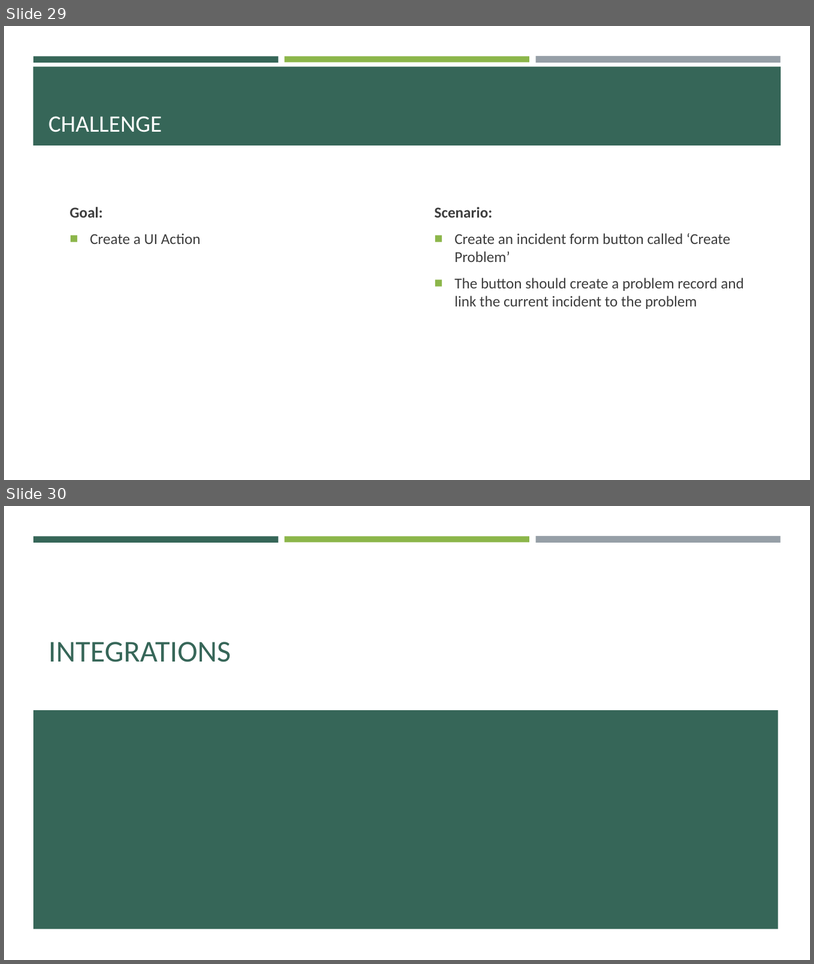
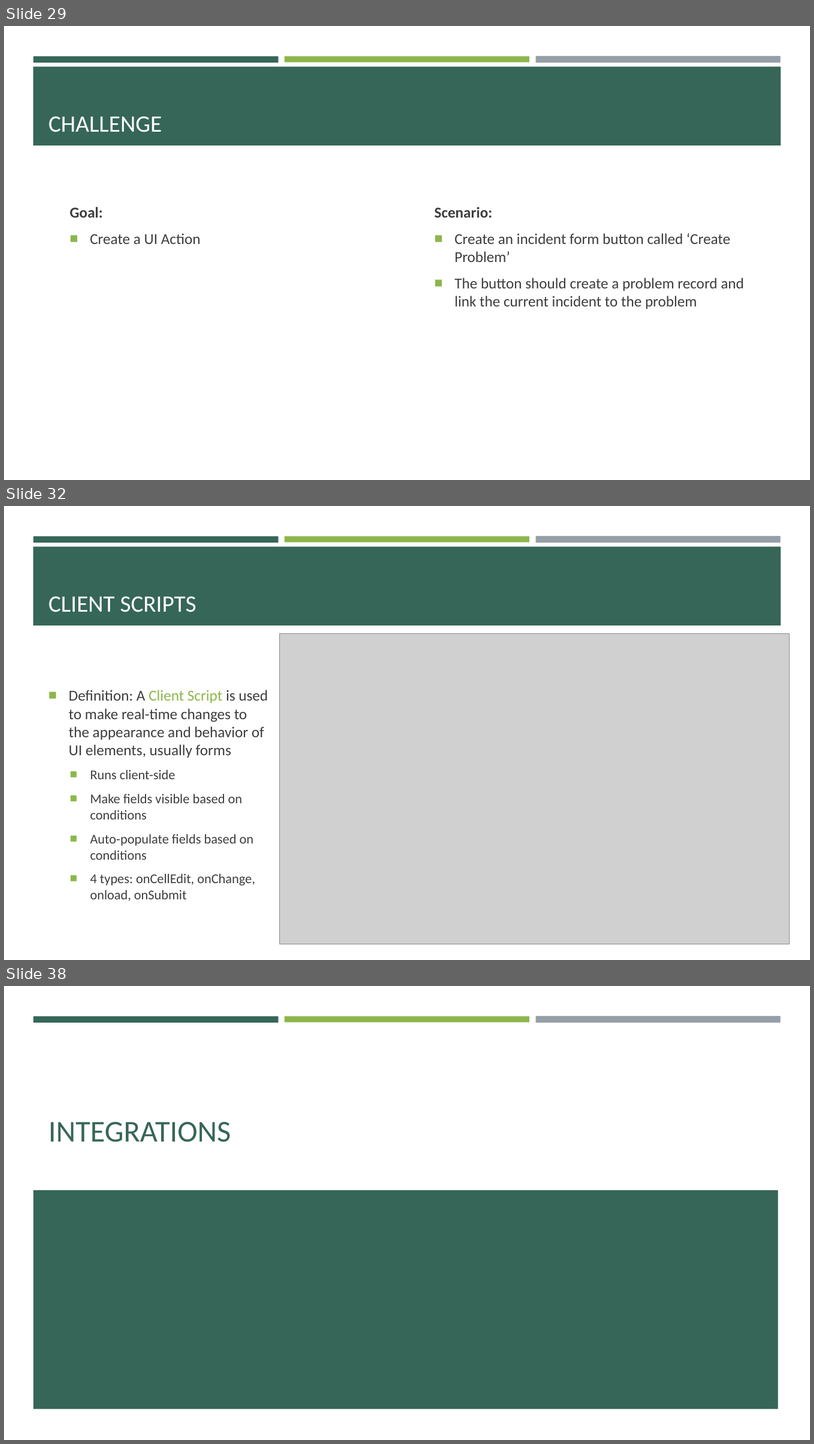
Before and after one commit to e-m-wilson/SNOW, a slide deck: Week_6/Data_Migration_&_Integration.pptx. Shown one above the other, each under a label of ours: slides 29 and 30 before the commit, slides 29, 32 and 38 after it; the slides between them are not shown. The pictures are 814x964 and 814x1444 pixels, drawn with LibreOffice and Linux fonts; fonts in the diff are those of the drawing; grey boxes stand for pictures. Boxes give left, top, right and bottom in pixels: in the first picture for what was removed or moved away, otherwise in the second. Text is boxed around its words. In the diff, an @@ line names an element or a change of style, - is before the commit and + after.

```diff
--- a/Week_6/Data_Migration_&_Integration.pptx
+++ b/Week_6/Data_Migration_&_Integration.pptx
@@ slide 32 added at [4, 506, 810, 960], background #FFFFFF; not listed: 4 template elements that a slide beside it also shows @@
@@ title added at [48, 596, 197, 612], 28 pt, text #FFFFFF @@
+CLIENT SCRIPTS
@@ picture added at [280, 634, 790, 944] @@
@@ text added at [69, 690, 268, 901], 16 pt, text #3D3D3D @@
+■ Definition: A Client Script is used to make real-time changes to the appearance and behavior of UI elements, usually forms
+  ■ Runs client-side
+  ■ Make fields visible based on conditions
+  ■ Auto-populate fields based on conditions
+  ■ 4 types: onCellEdit, onChange, onload, onSubmit
@@ what was slide 30 is now slide 38 @@
```
Also in this commit, not shown: 7 other slides added.
